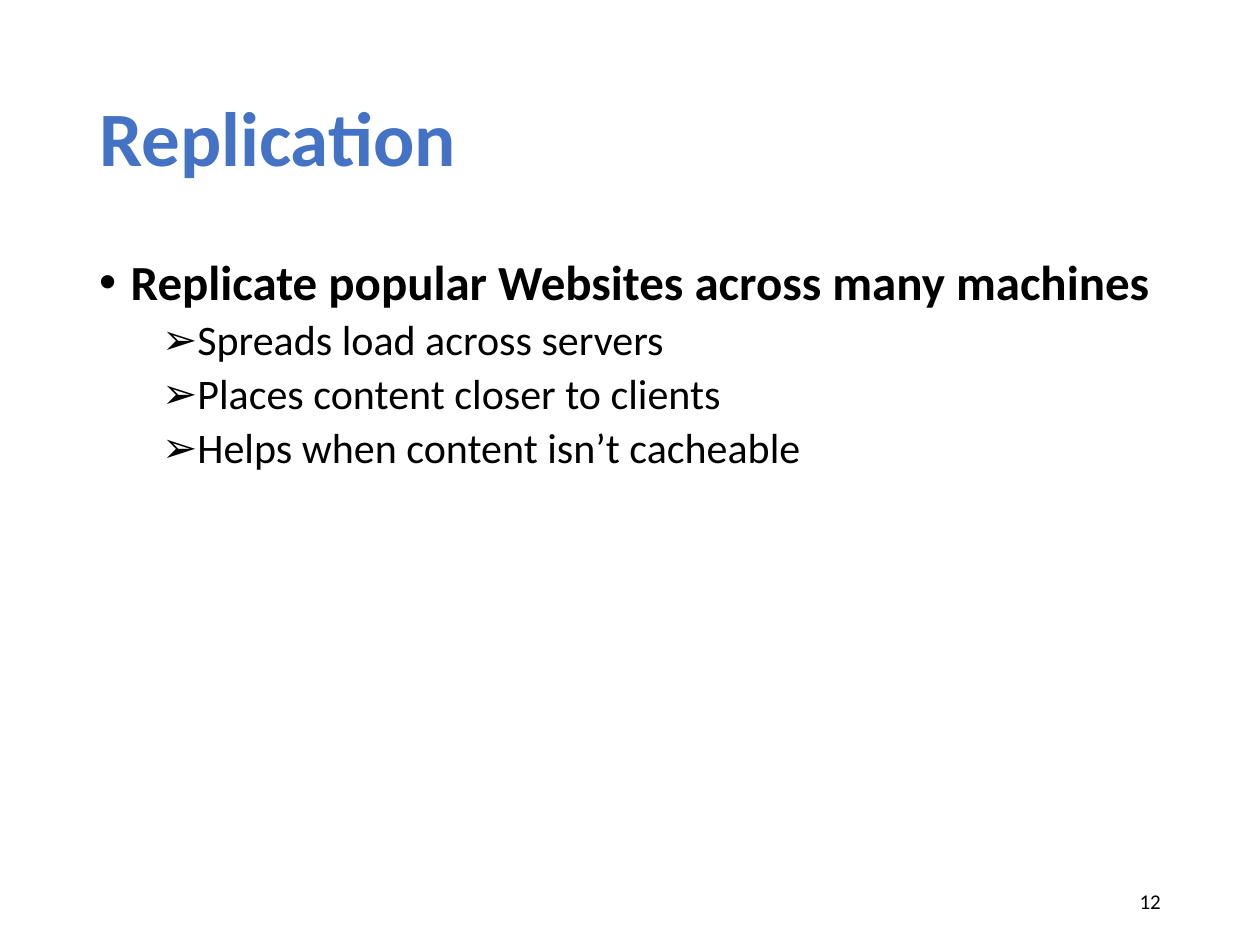
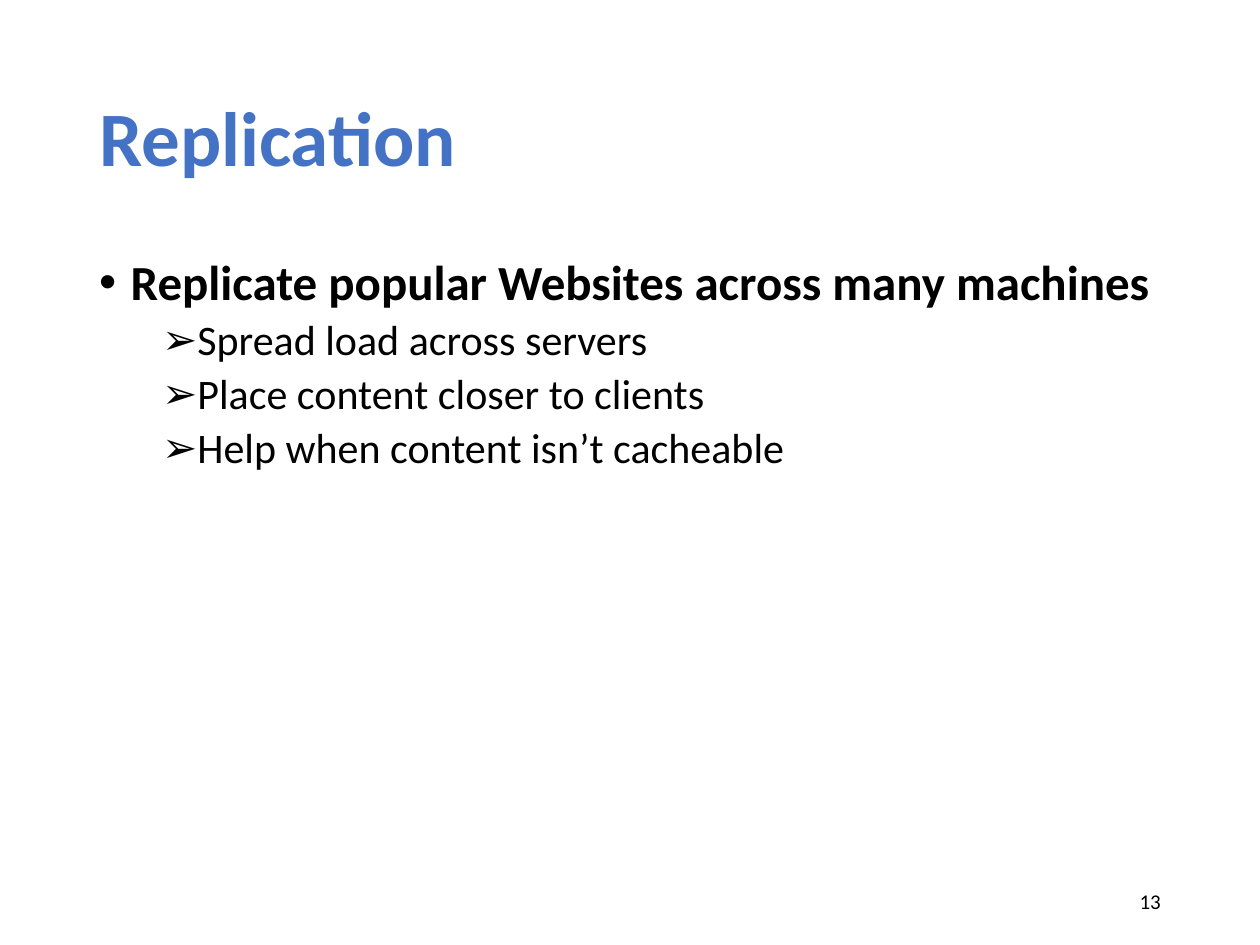
Before and after one commit to xinjin/course-net, a slide deck: slide 13 of slides/lec05_cdn.pptx (slide 12 before the commit). Drawn at 1260x945 pixels with LibreOffice and Linux fonts; fonts in the diff are those of the drawing. Boxes give left, top, right and bottom in pixels: in the first picture for what was removed or moved away, otherwise in the second. Text is boxed around its words. In the diff, an @@ line names an element or a change of style, - is before the commit and + after.

```diff
--- a/slides/lec05_cdn.pptx
+++ b/slides/lec05_cdn.pptx
@@ text at (x1=197, y1=325, x2=784, y2=470): text changed @@
-  ➢ Spreads load across servers
-  ➢ Places content closer to clients
-  ➢ Helps when content isn’t cacheable
+  ➢ Spread load across servers
+  ➢ Place content closer to clients
+  ➢ Help when content isn’t cacheable
@@ page number at (x1=1140, y1=895, x2=1161, y2=909): text changed @@
-12
+13
```
Also in this commit, not shown: 6 other slides changed, 2 slides added, 3 other files.
